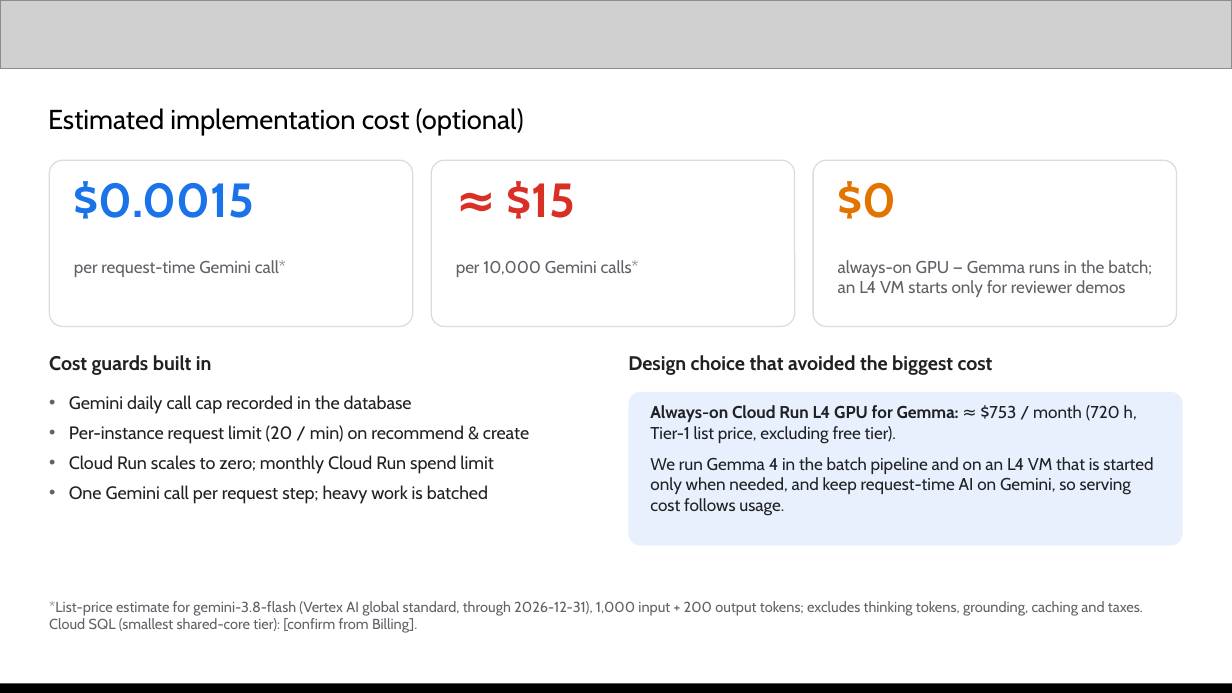
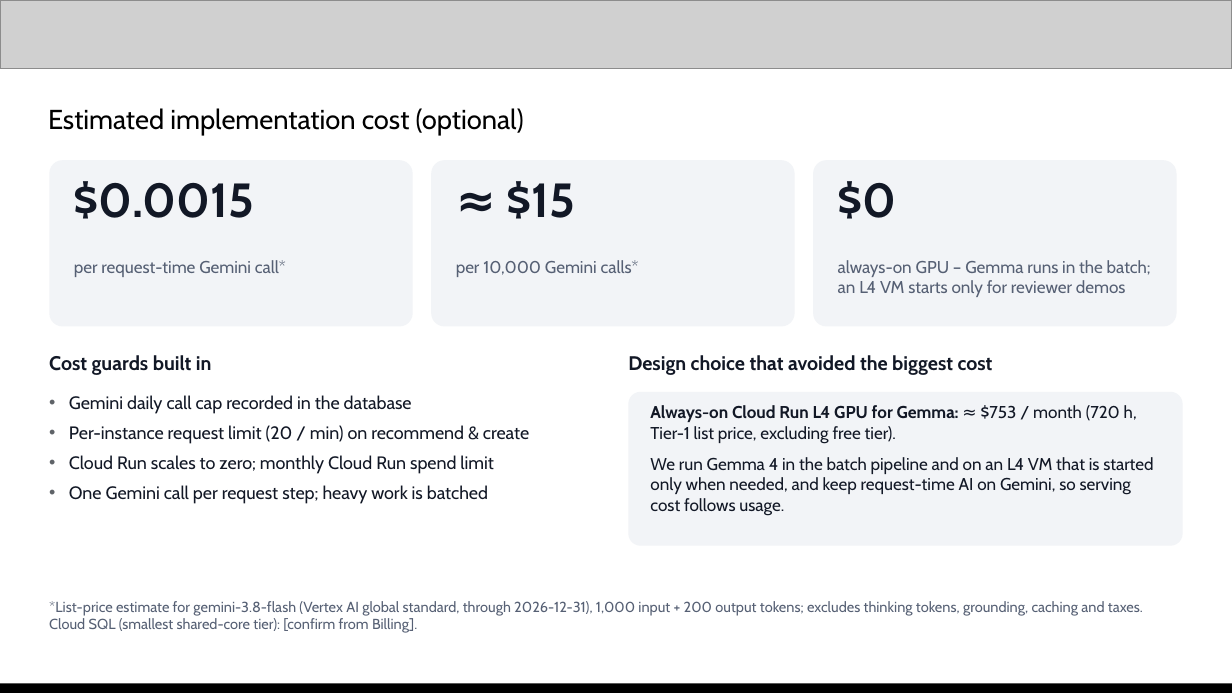
Before and after one commit to Sihyeon-Ji/trend-interpreter, a slide deck: slide 8 of docs/대회/제출/AI-Builder-Cup-제출-초안.pptx (slide 9 before the commit). Drawn at 1232x693 pixels with LibreOffice and Linux fonts; fonts in the diff are those of the drawing; grey boxes stand for pictures. Boxes give left, top, right and bottom in pixels: in the first picture for what was removed or moved away, otherwise in the second. Text is boxed around its words. In the diff, an @@ line names an element or a change of style, - is before the commit and + after.

```diff
--- a/docs/대회/제출/AI-Builder-Cup-제출-초안.pptx
+++ b/docs/대회/제출/AI-Builder-Cup-제출-초안.pptx
@@ text "Estimated implementation cost (optional)" at [48,108,524,135]: text colour #000000 to none @@
@@ text "$0.0015" at [74,181,254,219]: text colour #1A73E8 to #121826 @@
@@ text "≈ $15" at [507,181,575,219]: text colour #D93025 to #121826 @@
@@ fill #FFFFFF to #F2F4F7; outline #DADCE0 0.75 pt to none in 3 elements at [49,160,413,326], [431,160,795,326], [813,160,1177,326] @@
@@ text "$0" at [838,181,897,219]: text colour #E37400 to #121826 @@
@@ text at [838,260,1151,297]: text changed; text colour #5F6368 to #566074 @@
-always-on GPU — Gemma runs in the batch; an L4 VM starts only for reviewer demos
+always-on GPU – Gemma runs in the batch; an L4 VM starts only for reviewer demos
```
Also in this commit, not shown: 12 other slides changed, 1 slide removed, 3 other files.
